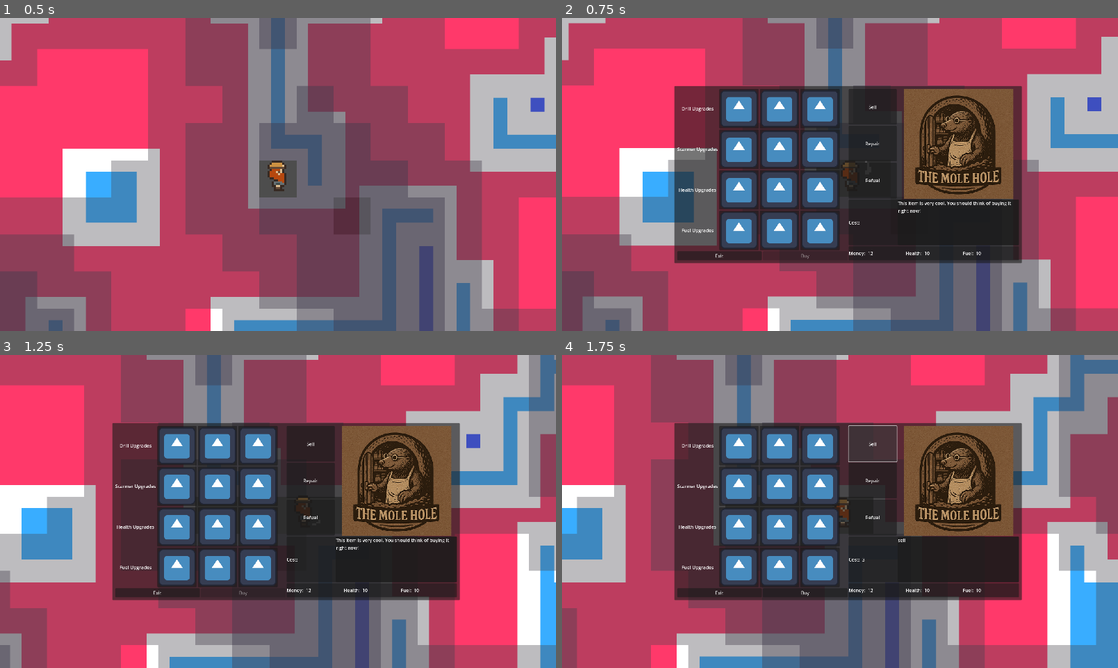
Above: before the commit, frames 1-4 (two rows, left to right).
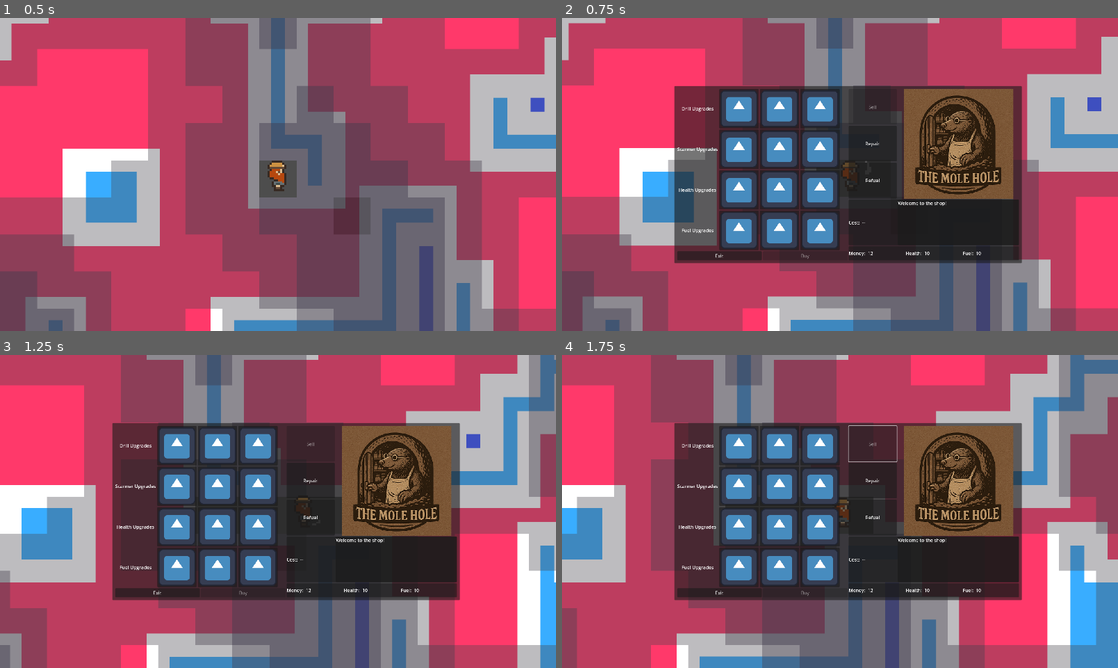
Above: after the commit, the same moments.

Repository: VileOar/ludum-dare-57
Game: Godot game, scene res://levels/main_level.tscn
The game is run twice, just before and just after one commit, with the same random seed, the same clock (stepped at 60 frames per second) and the same inputs. The engine's default icon, where the game draws it, is replaced by a stand-in: a white triangle on a blue panel in a dark square.
Inputs (mouse positions are in pixels of both pictures, inside the frame that each line leads up to):
- Up to frame 1 (0.5 s): no input
- Up to frame 2 (0.75 s): hold D (MoveRight) from 0.53 s (still down); hold E (Interact) from 0.53 s (still down)
- Up to frame 3 (1.25 s): keep holding D (MoveRight); keep holding E (Interact)
- Up to frame 4 (1.75 s): release D (MoveRight) at 1.25 s; release E (Interact) at 1.25 s; click (873, 442) at 1.25 s, where only the run before the commit has a clickable "Sell"

Frame 1 is identical in both runs. In frame 2, 0.2% of the frame differs, in the area x 54-81%, y 28-66%; in frame 3, 0.2%; in frame 4, less than 0.1%.

Commit message:
Repair and refuel working

Diff:
--- a/src/autoloads/Signals.gd
+++ b/src/autoloads/Signals.gd
@@ -9,4 +9,10 @@
 signal currency_changed(value:int)
 
 @warning_ignore("unused_signal")
+signal health_changed(value:int)
+
+@warning_ignore("unused_signal")
+signal fuel_changed(value:int)
+
+@warning_ignore("unused_signal")
 signal change_shop_visibility(visible:bool)
--- a/src/characters/player/player.gd
+++ b/src/characters/player/player.gd
@@ -137,11 +137,13 @@
 
 func set_health(delta:int):
 	_health = max(_health + delta, 0)
+	Signals.health_changed.emit(_health)
 	#TODO: signal emit game over
 
 
 func set_fuel(delta:int):
 	_fuel = max(_fuel + delta, 0)
+	Signals.fuel_changed.emit(_fuel)
 
 
 ## Returns current health (x) and fuel (y)
--- a/src/gui/shop.gd
+++ b/src/gui/shop.gd
@@ -1,4 +1,5 @@
 extends Control
+# Very bad code, caution and sorry
 
 @onready var _description_label: Label = %Description
 @onready var _cost_label: Label = %CostValue
@@ -6,6 +7,11 @@
 @onready var _money_label: Label = %MoneyValue
 @onready var _health_label: Label = %HealthValue
 @onready var _fuel_label: Label = %FuelValue
+@onready var _sell_button: Button = %SellButton
+
+const REFUEL_MULTIPLIER := 2
+const REPAIR_MULTIPLIER := 2
+const ZERO_STRING := "--"
 
 var _current_cost := 0
 var _current_upgrade_selected : Global.Upgrades
@@ -13,20 +19,39 @@
 
 var _upgrade_selected := false
 var _viable_action := false
+var _refuel := false
+var _repair := false
 
 
 func _ready():
+	Signals.change_shop_visibility.connect(_toggle_visibility)
 	Signals.upgrade_selected.connect(_on_upgrade_selected)
 	Signals.currency_changed.connect(_set_money_label)
-	Signals.change_shop_visibility.connect(_toggle_visibility)
-
-	_set_money_label(Global.get_currency())
-	_set_health_label(Global.player_ref.get_stats().x)
-	_set_fuel_label(Global.player_ref.get_stats().y)
+	Signals.health_changed.connect(_set_health_label)
+	Signals.fuel_changed.connect(_set_fuel_label)
 
 
 func _toggle_visibility(value:bool):
 	visible = value
+	if value:
+		_set_money_label(Global.get_currency())
+		_set_health_label(Global.player_ref.get_stats().x)
+		_set_fuel_label(Global.player_ref.get_stats().y)
+
+		_current_cost = 0
+		_current_btn = null
+		_upgrade_selected = false
+		_viable_action = false
+
+		_reset_cost_and_description()
+
+		refresh_sell_button()
+		_refresh_buy_button_state()
+
+
+func _reset_cost_and_description():
+	_description_label.text = "Welcome to the shop!"
+	_cost_label.text = ZERO_STRING
 
 
 func _set_money_label(new_value: int):
@@ -52,9 +77,23 @@
 			_buy_button.disabled = !(Global.get_currency() >= _current_cost)
 
 
-func _manage_button_selection(cost, description):
+func refresh_sell_button():
+	#TODO:
+	#_sell_button.true = Global.player_ref.has_loot
+
+	_sell_button.disabled = true
+
+
+func _manage_button_selection(cost, description, refuel, repair):
 	_description_label.text = description
-	_cost_label.text = str(cost)
+
+	_refuel = refuel
+	_repair = repair
+
+	if cost > 0:
+		_cost_label.text = str(cost)
+	else:
+		_cost_label.text = ZERO_STRING
 
 	_current_cost = cost
 
@@ -64,11 +103,12 @@
 # || --- Signals --- ||
 
 func _on_upgrade_selected(type, cost, text, btn_ref):
-	_manage_button_selection(cost, text)
 	_current_btn = btn_ref
 	_upgrade_selected = true
 	_viable_action = false
 	_current_upgrade_selected = type
+
+	_manage_button_selection(cost, text, false, false)
 
 
 func _on_buy_button_pressed():
@@ -78,34 +118,58 @@
 			_current_btn.disabled = true;
 			_current_btn = null
 
+	_viable_action = false
 	Global.set_currency(-_current_cost)
+
+	if _refuel:
+		_refuel = false
+		Global.player_ref.set_fuel(Global.max_fuel-int(Global.player_ref.get_stats().y))
+
+	if _repair:
+		_repair = false
+		Global.player_ref.set_health(Global.max_health-int(Global.player_ref.get_stats().x))
+
 	_refresh_buy_button_state()
+	_reset_cost_and_description()
 
 
 func _on_exit_button_pressed():
 	_toggle_visibility(false)
 
 
-# TODO: WIP
+func _on_sell_button_pressed():
+	_upgrade_selected = false
+	_viable_action = false
+	_current_btn = null
+
+	# TODO: Global.player_ref.get_loot actually sell
+	_refresh_buy_button_state()
+	refresh_sell_button()
+
+
 func _on_refuel_button_pressed():
-	_manage_button_selection(1, "refuel")
+	_viable_action = false
+
+	var dif = Global.max_fuel - Global.player_ref.get_stats().y
+	var temp_cost : int = dif * REFUEL_MULTIPLIER
+
+	if (dif > 0) and (Global.get_currency() >= temp_cost):
+		_viable_action = true
+
 	_upgrade_selected = false
 	_current_btn = null
-	_viable_action = true
-	_refresh_buy_button_state()
+	_manage_button_selection(temp_cost, "refuel", true, false)
 
 
 func _on_repair_button_pressed():
-	_manage_button_selection(2, "repair")
+	_viable_action = false
+
+	var dif = Global.max_health - Global.player_ref.get_stats().x
+	var temp_cost : int = dif * REPAIR_MULTIPLIER
+
+	if (dif > 0) and (Global.get_currency() >= temp_cost):
+		_viable_action = true
+
 	_upgrade_selected = false
 	_current_btn = null
-	_viable_action = true
-	_refresh_buy_button_state()
-
-
-func _on_sell_button_pressed():
-	_manage_button_selection(3, "sell")
-	_upgrade_selected = false
-	_viable_action = true
-	_current_btn = null
-	_refresh_buy_button_state()
+	_manage_button_selection(temp_cost, "repair", false, true)
--- a/src/gui/shop.tscn
+++ b/src/gui/shop.tscn
@@ -195,6 +195,7 @@
 size_flags_stretch_ratio = 0.4
 
 [node name="SellButton" type="Button" parent="PanelContainer/MarginContainer/HBoxContainer/VBoxContainer2/HBoxContainer/VBoxContainer"]
+unique_name_in_owner = true
 layout_mode = 2
 size_flags_vertical = 3
 text = "Sell"
